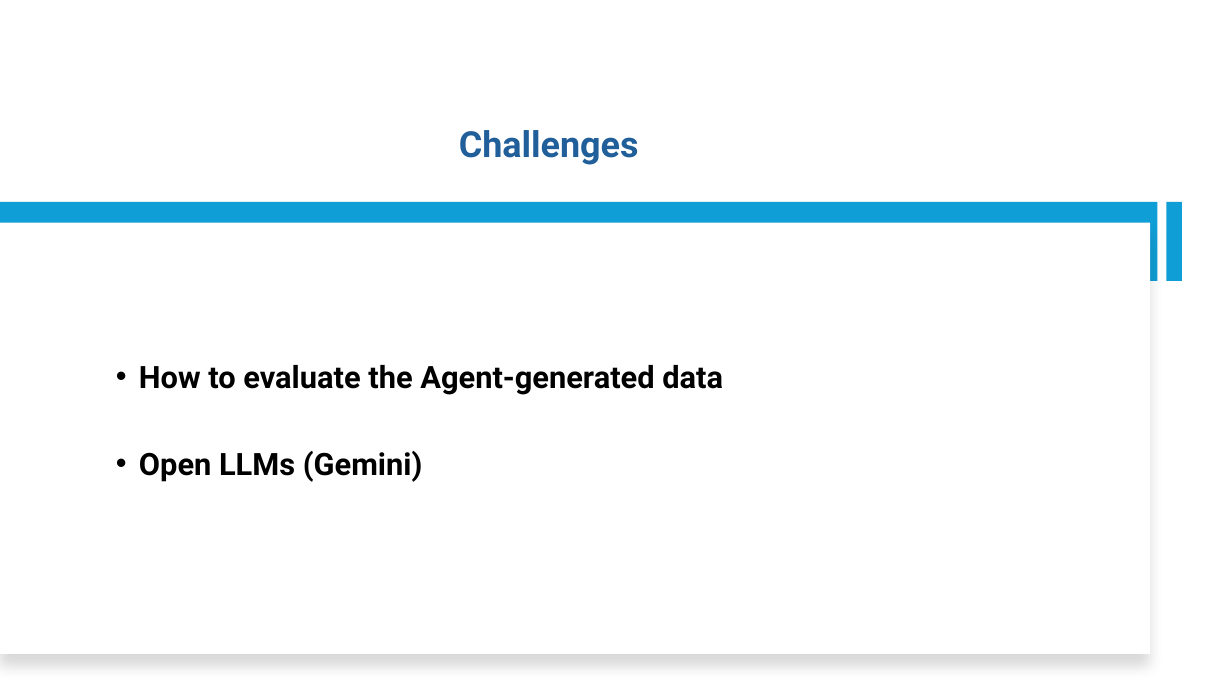
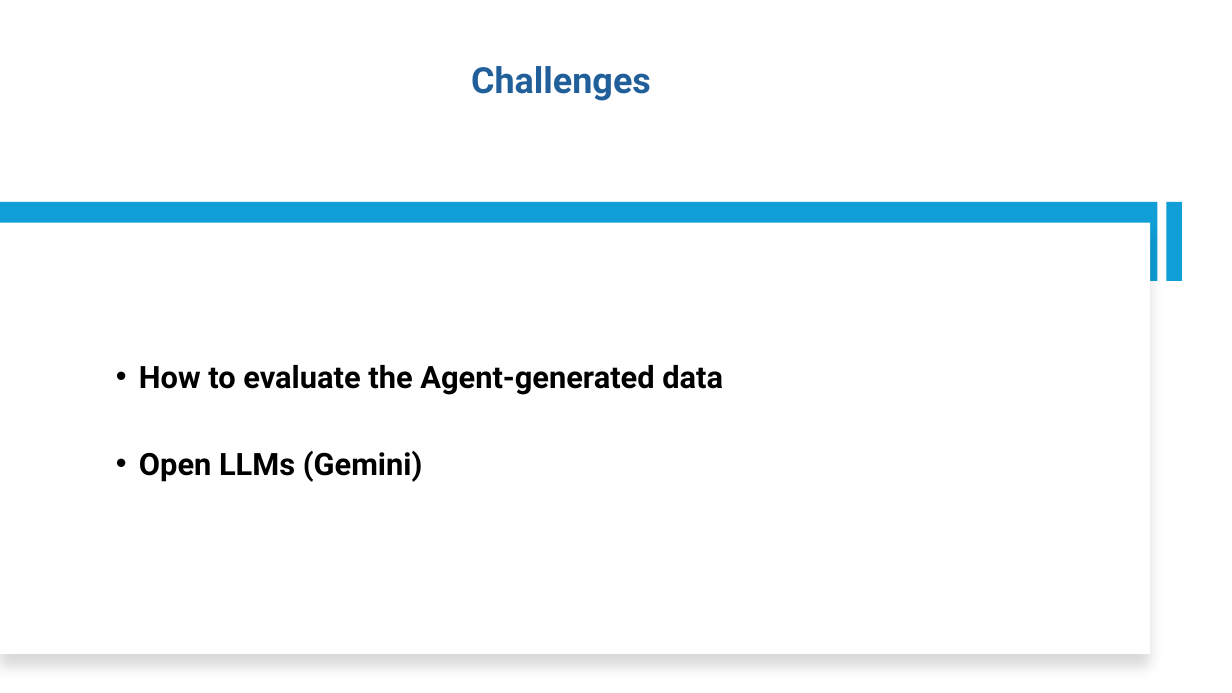
Before and after one commit to nguyennguyen6bk/web-space, a slide deck: slide 14 of Report.pptx. Drawn at 1232x693 pixels with LibreOffice and Linux fonts; fonts in the diff are those of the drawing. Boxes give left, top, right and bottom in pixels: in the first picture for what was removed or moved away, otherwise in the second. Text is boxed around its words. In the diff, an @@ line names an element or a change of style, - is before the commit and + after.

```diff
--- a/Report.pptx
+++ b/Report.pptx
@@ title "Challenges" moved from (x1=459, y1=130, x2=639, y2=165) to (x1=471, y1=66, x2=651, y2=101) @@
```
Also in this commit, not shown: 1 other slide changed, 2 other files.
